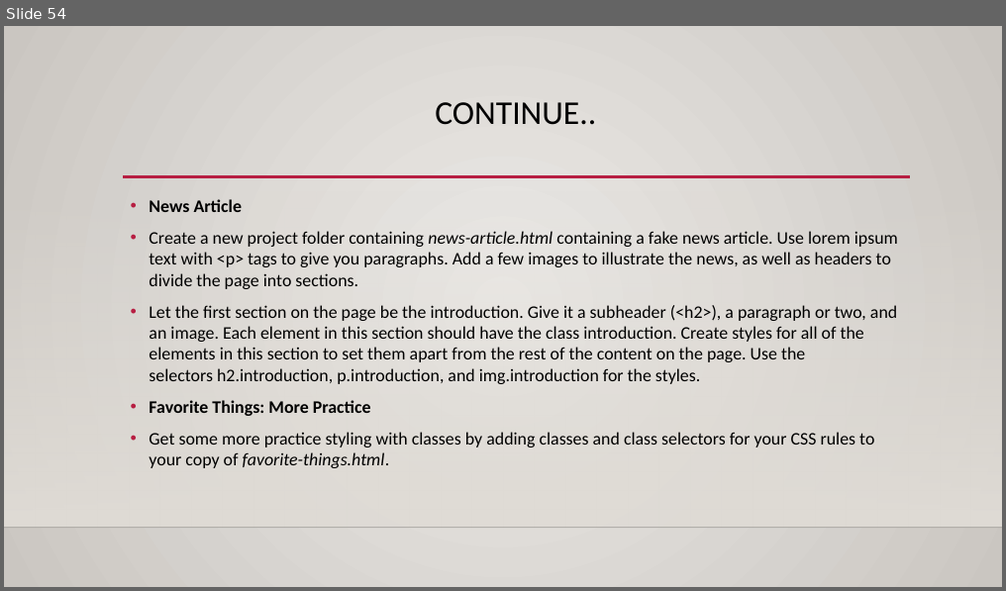
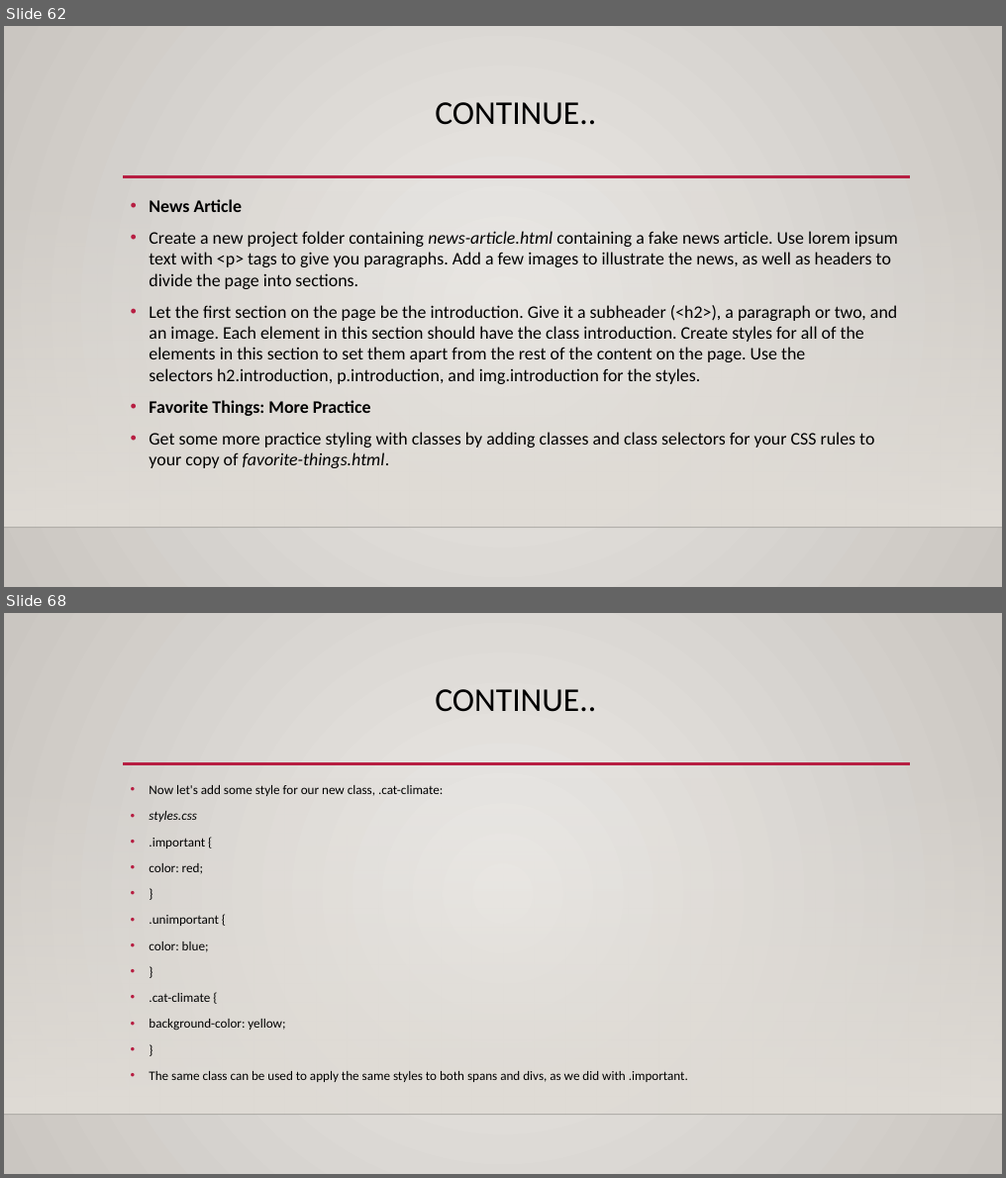
Before and after one commit to GoobsanGroup1/web_dev_proj-1, a slide deck: Week2_Front_End_WD.pptx. Shown one above the other, each under a label of ours: slide 54 before the commit, slides 62 and 68 after it; the slides between them are not shown. The pictures are 1006x591 and 1006x1178 pixels, drawn with LibreOffice and Linux fonts; fonts in the diff are those of the drawing; background and template pictures are left out. Boxes give left, top, right and bottom in pixels: in the first picture for what was removed or moved away, otherwise in the second. Text is boxed around its words. In the diff, an @@ line names an element or a change of style, - is before the commit and + after.

```diff
--- a/Week2_Front_End_WD.pptx
+++ b/Week2_Front_End_WD.pptx
@@ slide 68 added at <box>4,613,1002,1174</box>, background gradient #ECEAE7 to #CAC7C1; not listed: 3 template elements that a slide beside it also shows @@
@@ title added at <box>435,689,596,712</box>, 32 pt, text #000000 @@
+CONTINUE..
@@ text added at <box>149,785,688,1082</box>, 12.5 pt, text #000000 @@
+• Now let's add some style for our new class, .cat-climate:
+• styles.css
+• .important {
+• color: red;
+• }
+• .unimportant {
+• color: blue;
+• }
+• .cat-climate {
+• background-color: yellow;
+• }
+• The same class can be used to apply the same styles to both spans and divs, as we did with .important.
@@ what was slide 54 is now slide 62 @@
```
Also in this commit, not shown: 1 slide changed, 101 other slides added, 8 other files.
